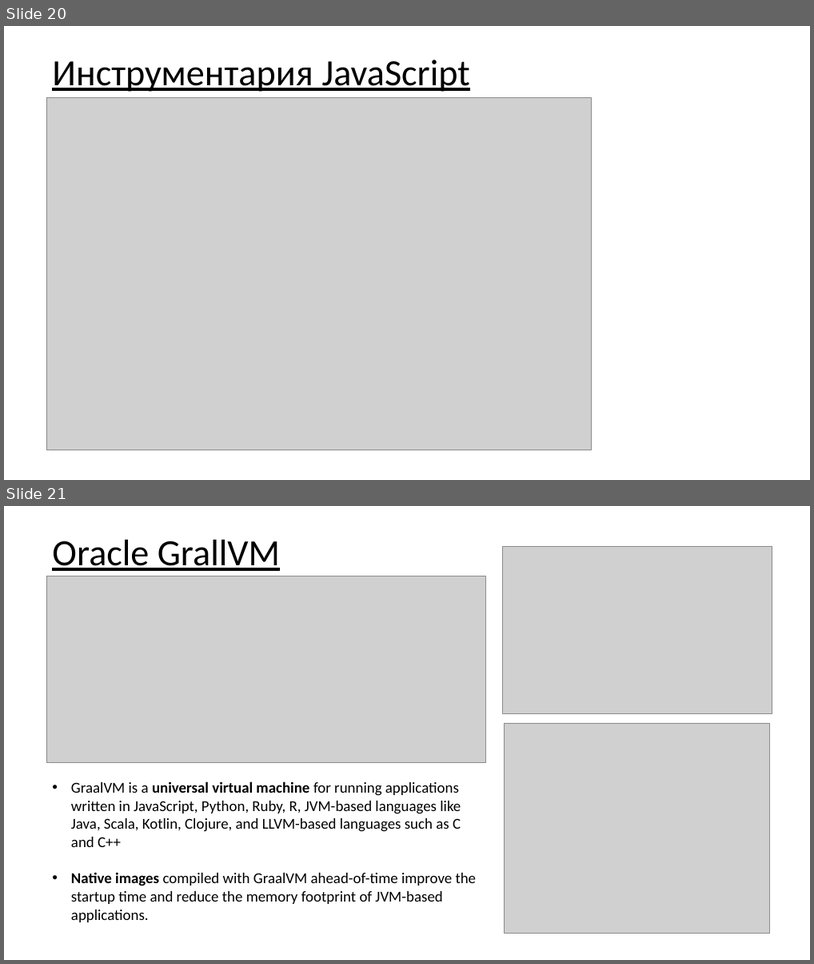
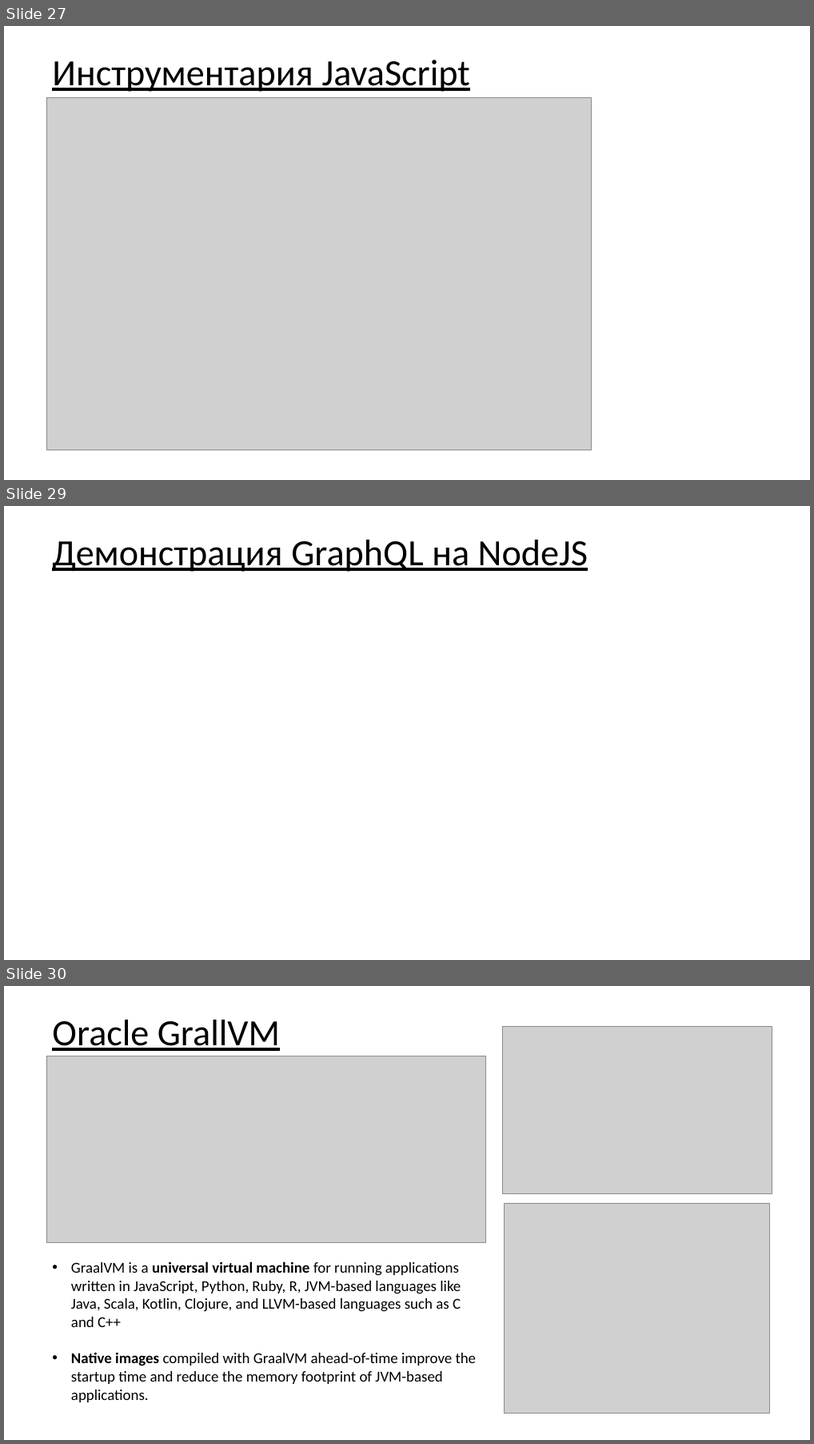
Before and after one commit to asbeseda/graphql-demo, a slide deck: graphql-spring-node.pptx. Shown one above the other, each under a label of ours: slides 20 and 21 before the commit, slides 27, 29 and 30 after it; the slides between them are not shown. The pictures are 814x964 and 814x1444 pixels, drawn with LibreOffice and Linux fonts; fonts in the diff are those of the drawing; grey boxes stand for pictures. Boxes give left, top, right and bottom in pixels: in the first picture for what was removed or moved away, otherwise in the second. Text is boxed around its words. In the diff, an @@ line names an element or a change of style, - is before the commit and + after.

```diff
--- a/graphql-spring-node.pptx
+++ b/graphql-spring-node.pptx
@@ slide 29 added at <box>4,506,810,960</box>, background #FFFFFF @@
@@ title added at <box>52,540,588,572</box>, 44 pt, text #000000, underline @@
+Демонстрация GraphQL на NodeJS
@@ what was slide 20 is now slide 27 @@
@@ what was slide 21 is now slide 30 @@
```
Also in this commit, not shown: 6 slides changed, 8 other slides added, 27 other files.
